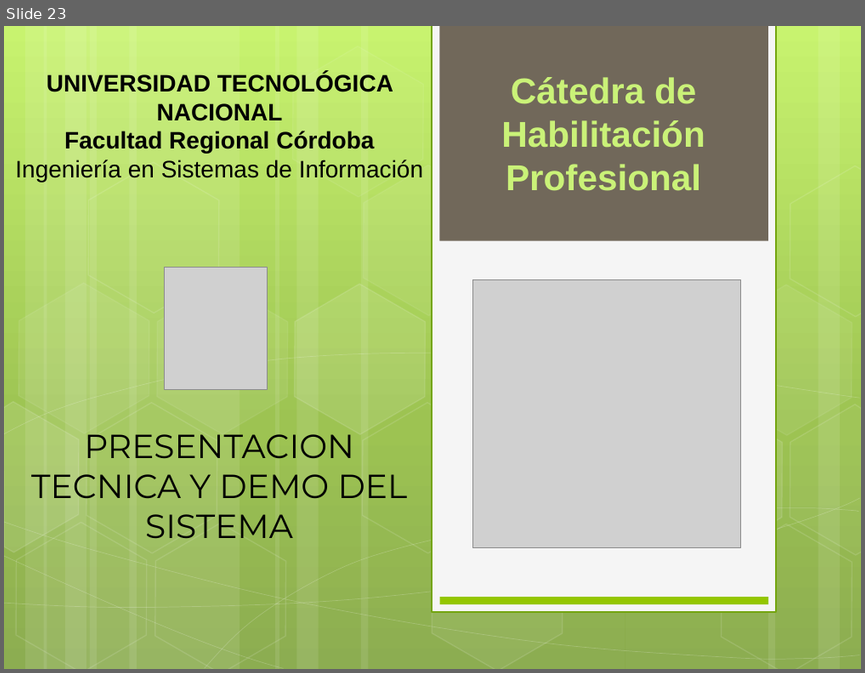
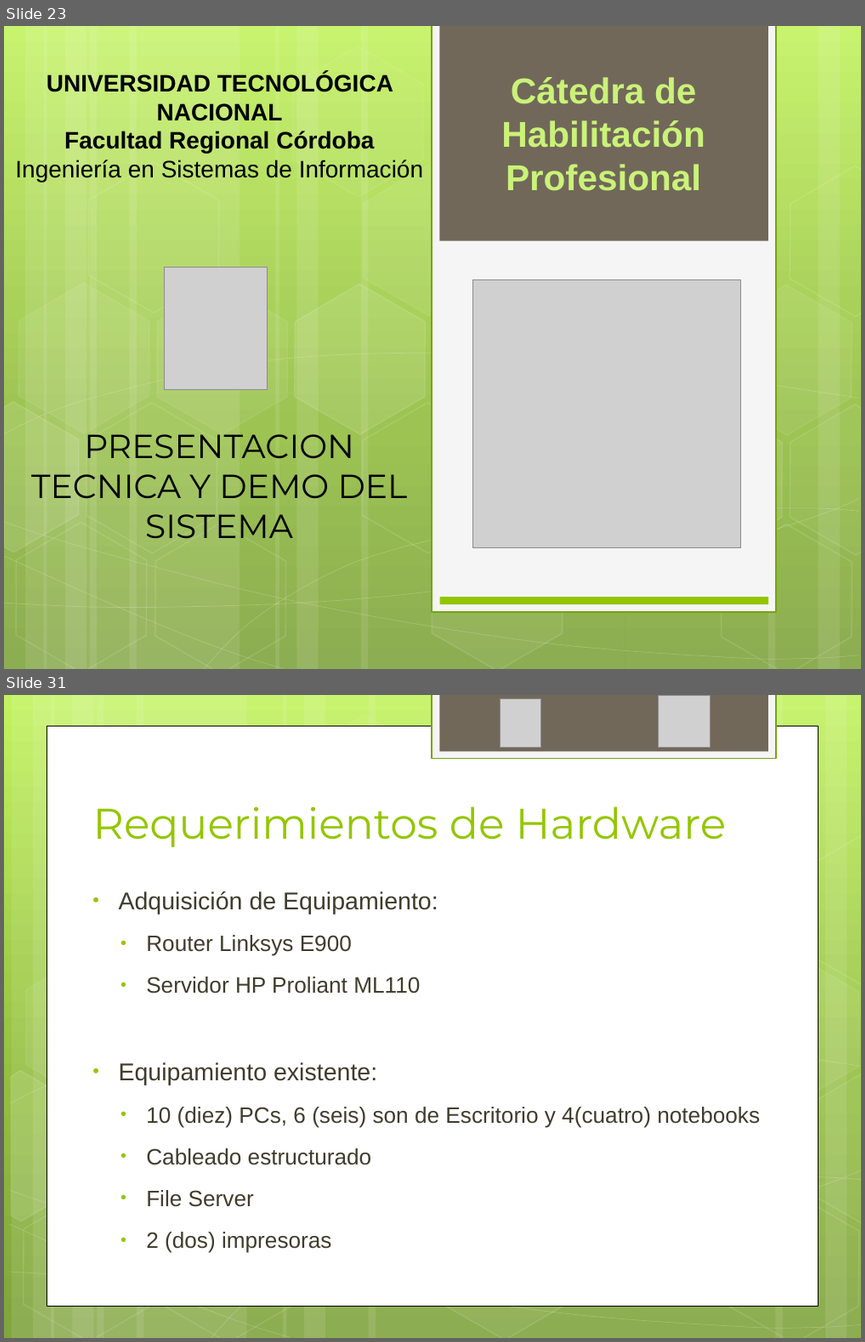
Before and after one commit to ptissera/habilitacion-profesional-2012-4k4, a slide deck: Documentacion/Proyecto/Presentacion Final/Exposicion Final.pptx. Shown one above the other, each under a label of ours: slide 23 before the commit, slides 23 and 31 after it; the slides between them are not shown. The pictures are 865x673 and 865x1342 pixels, drawn with LibreOffice and Linux fonts; fonts in the diff are those of the drawing; grey boxes stand for pictures. Boxes give left, top, right and bottom in pixels: in the first picture for what was removed or moved away, otherwise in the second. Text is boxed around its words. In the diff, an @@ line names an element or a change of style, - is before the commit and + after.

```diff
--- a/Documentacion/Proyecto/Presentacion Final/Exposicion Final.pptx
+++ b/Documentacion/Proyecto/Presentacion Final/Exposicion Final.pptx
@@ slide 31 added at box(4, 695, 861, 1338), background gradient #C3F35F to #93BF3F to #81A53E @@
@@ rectangle added at box(432, 695, 776, 759), fill #F5F5F5, outline #74A510 1.25 pt @@
@@ rectangle added at box(439, 695, 767, 752), fill #71685A @@
@@ picture added at box(500, 698, 541, 747) @@
@@ picture added at box(658, 696, 711, 748) @@
@@ rectangle added at box(46, 726, 818, 1305), fill #FFFFFF, outline #000000 0.5 pt @@
@@ title added at box(93, 806, 726, 847), 36 pt, text #94C600 @@
+Requerimientos de Hardware
@@ group added at box(4, 695, 861, 1338): 12 rectangles, 8 freeform shapes, 8 hexagons @@
@@ text added at box(119, 891, 760, 1253), 18.7 pt, text #3E3D2D @@
+• Adquisición de Equipamiento:
+  • Router Linksys E900
+  • Servidor HP Proliant ML110
+• Equipamiento existente:
+  • 10 (diez) PCs, 6 (seis) son de Escritorio y 4(cuatro) notebooks
+  • Cableado estructurado
+  • File Server
+  • 2 (dos) impresoras
```
Also in this commit, not shown: 7 slides changed, 4 other slides added, 4 slides removed.
